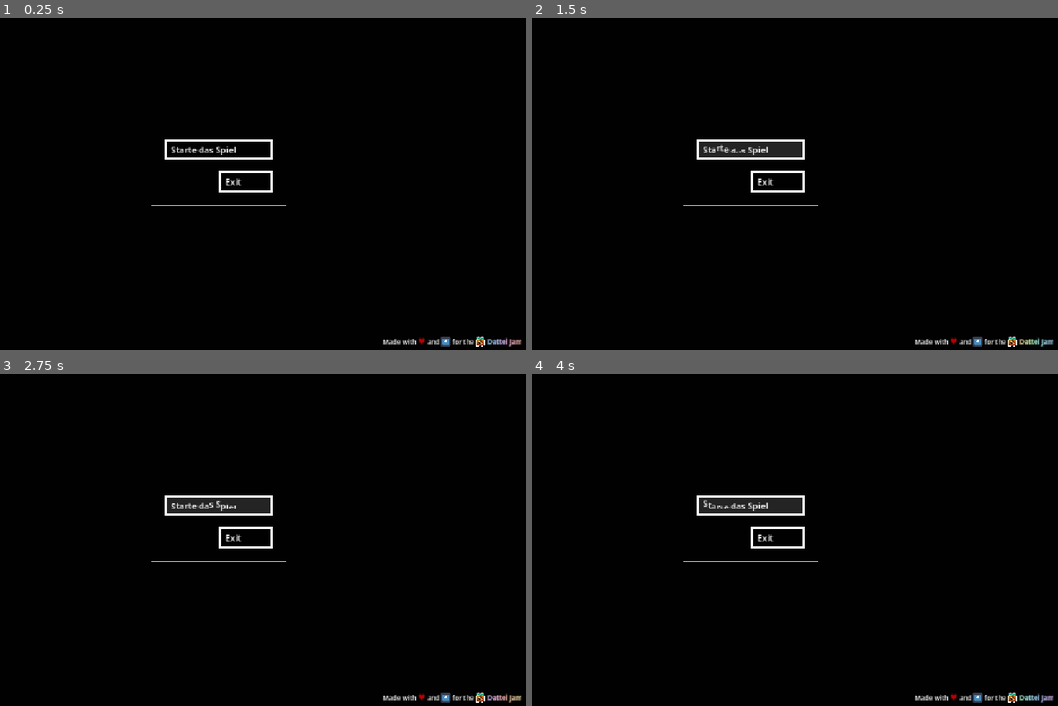
Above: before the commit, frames 1-4 (two rows, left to right).
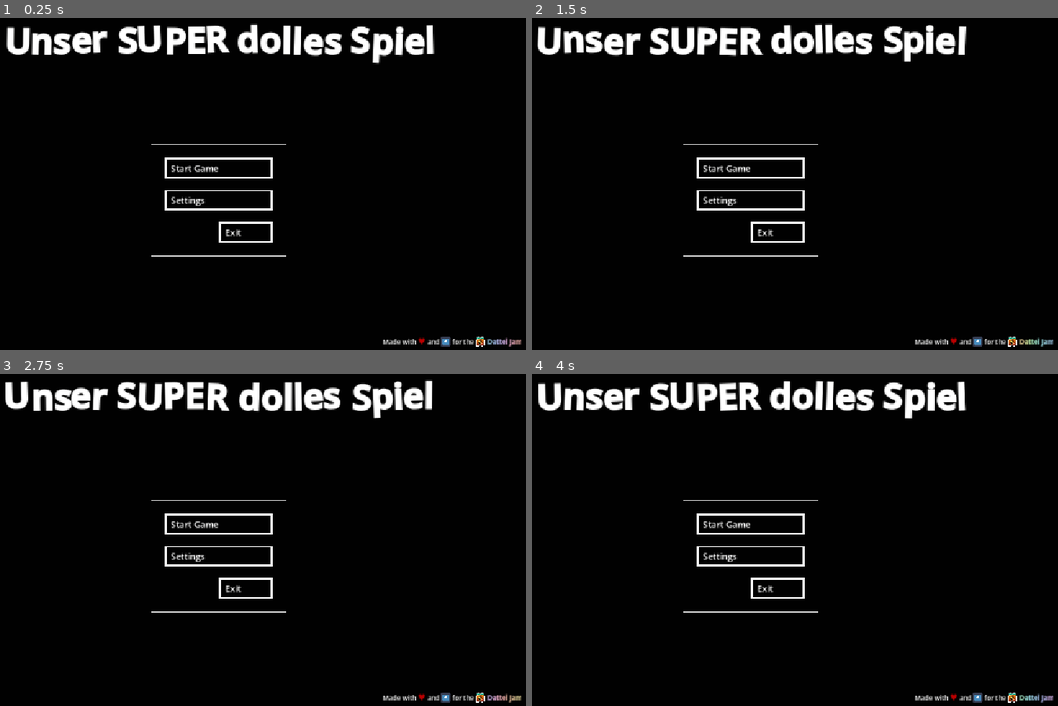
Above: after the commit, the same moments.

Repository: KIT-GameJam/dattel-jam
Game: Godot game, scene res://misc/game.tscn
Same seed, same stepped clock (60 frames per second), same inputs: the game is played once before the commit and once after it.
Inputs (mouse positions are in pixels of both pictures, inside the frame that each line leads up to):
- Up to frame 1 (0.25 s): no input
- Up to frame 2 (1.5 s): click (752, 150) at 0.52 s; click (752, 150) at 1.27 s
- Up to frame 3 (2.75 s): click (220, 506) at 2.02 s
- Up to frame 4 (4 s): no input

The runs differ from the first frame. In frame 1, 5.7% of the frame differs, in the area x 1-83%, y 1-72%; in frame 2, 6.5%; in frame 3, 6.5%, in the area x 0-83%, y 1-72%; in frame 4, 6.5%.

Commit message:
Add settings dialog

Diff:
--- a/ui/button.gd
+++ b/ui/button.gd
@@ -28,7 +28,7 @@
 	sync_text()
 
 func _process(_delta: float) -> void:
-	effect.active = button_node.is_hovered() or button_node.has_focus()
+	effect.active = button_node.is_hovered() or button_node.has_focus(true)
 
 func _on_button_pressed() -> void:
 	on_click.emit()
--- a/ui/button.tscn
+++ b/ui/button.tscn
@@ -79,6 +79,7 @@
 text = "Ein test mit Asbest"
 fit_content = true
 scroll_active = false
+autowrap_mode = 0
 shortcut_keys_enabled = false
 vertical_alignment = 1
 
--- /dev/null
+++ b/ui/settings_controls.gd
@@ -0,0 +1,29 @@
+extends VBoxContainer
+
+var title_screen: TitleScreen = null
+
+func _mode_name(mode: Window.Mode) -> String:
+	match mode:
+		Window.Mode.MODE_EXCLUSIVE_FULLSCREEN: return "Exclusive Fullscreen"
+		Window.Mode.MODE_FULLSCREEN: return "Fullscreen"
+		_: return "Windowed"
+
+func _mode_next(mode: Window.Mode) -> Window.Mode:
+	match mode:
+		Window.Mode.MODE_EXCLUSIVE_FULLSCREEN: return Window.Mode.MODE_FULLSCREEN
+		Window.Mode.MODE_FULLSCREEN: return Window.Mode.MODE_WINDOWED
+		_: return Window.Mode.MODE_EXCLUSIVE_FULLSCREEN
+
+func _sync_mode() -> void:
+	$WindowModeButton.text = "Window Mode: " + _mode_name(get_window().mode)
+
+func _ready() -> void:
+	_sync_mode()
+
+func _on_back_button_on_click() -> void:
+	title_screen.pop_controls()
+
+func _on_window_mode_button_on_click() -> void:
+	var window := get_window()
+	window.mode = _mode_next(window.mode)
+	_sync_mode()
--- /dev/null
+++ b/ui/settings_controls.tscn
@@ -0,0 +1,26 @@
+[gd_scene format=3 uid="uid://d3u7r2eprr3r4"]
+
+[ext_resource type="PackedScene" uid="uid://d170ehsn2fbbl" path="res://ui/button.tscn" id="1_7hf41"]
+[ext_resource type="Script" uid="uid://r5evct4abacx" path="res://ui/settings_controls.gd" id="1_ytwsf"]
+
+[node name="SettingsControls" type="VBoxContainer" unique_id=1528948924]
+offset_right = 200.0
+offset_bottom = 98.0
+size_flags_horizontal = 3
+size_flags_vertical = 6
+theme_override_constants/separation = 20
+script = ExtResource("1_ytwsf")
+
+[node name="WindowModeButton" parent="." unique_id=274197061 instance=ExtResource("1_7hf41")]
+propagate_maximum_size = false
+layout_mode = 2
+text = "Window Mode: "
+
+[node name="BackButton" parent="." unique_id=1274416860 instance=ExtResource("1_7hf41")]
+custom_maximum_size = Vector2(100, -1)
+layout_mode = 2
+size_flags_horizontal = 8
+text = "Back"
+
+[connection signal="on_click" from="WindowModeButton" to="." method="_on_window_mode_button_on_click"]
+[connection signal="on_click" from="BackButton" to="." method="_on_back_button_on_click"]
--- a/ui/title_screen.gd
+++ b/ui/title_screen.gd
@@ -1,7 +1,63 @@
+class_name TitleScreen
 extends Control
 
-func on_exit_button_clicked() -> void:
-	get_tree().quit()
+@export var controls_container: PanelContainer
+const FADE_TIME := 0.2
+
+const title_screen_controls: PackedScene = preload("res://ui/title_screen_controls.tscn")
+const settings_screen_controls: PackedScene = preload("res://ui/settings_controls.tscn")
+
+var ui_stack: Array[Control] = []
+var current: Control = null
+var changing_controls := false
+
+func _ready() -> void:
+	set_control(title_screen_controls.instantiate())
+
+func set_control(new: Control) -> void:
+	current = new
+	current.title_screen = self
+	controls_container.add_child(current)
+
+func remove_control_async() -> Control:
+	var tween := get_tree().create_tween()
+	current.offset_transform_enabled = true
+	tween.tween_property(current, "offset_transform_scale", Vector2.ZERO, FADE_TIME)
+	await tween.finished
+	var old := current
+	controls_container.remove_child(old)
+	current = null
+	return old
+
+func set_control_async(control: Control):
+	control.offset_transform_enabled = true
+	control.offset_transform_scale = Vector2.ZERO
+	set_control(control)
+	var tween := get_tree().create_tween()
+	tween.tween_property(control, "offset_transform_scale", Vector2.ONE, FADE_TIME)
+	await tween.finished
+
+func push_controls_async(new: PackedScene):
+	if changing_controls: return
+	changing_controls = true
+	var old := await remove_control_async()
+	ui_stack.push_back(old)
+	await set_control_async(new.instantiate())
+	changing_controls = false
+
+func push_controls(new: PackedScene) -> void:
+	push_controls_async.call_deferred(new)
+
+func pop_controls_async() -> void:
+	if changing_controls: return
+	changing_controls = true
+	await remove_control_async()
+	var new: Control = ui_stack.pop_back()
+	await set_control_async(new)
+	changing_controls = false
+
+func pop_controls() -> void:
+	pop_controls_async.call_deferred()
 
 # Handle URL clicks. Godot doesn't do this by default.
 func _on_footer_text_meta_clicked(meta: Variant) -> void:
--- a/ui/title_screen.tscn
+++ b/ui/title_screen.tscn
@@ -1,12 +1,16 @@
 [gd_scene format=3 uid="uid://bvmulltrvvj7f"]
 
-[ext_resource type="PackedScene" uid="uid://d170ehsn2fbbl" path="res://ui/button.tscn" id="1_7xhpk"]
 [ext_resource type="Script" uid="uid://dmj2olsrqohrx" path="res://ui/title_screen.gd" id="1_bor1v"]
+[ext_resource type="Script" uid="uid://djsakavgyhj32" path="res://ui/wobbly_letters_effect.gd" id="2_bor1v"]
 
 [sub_resource type="StyleBoxFlat" id="StyleBoxFlat_nddwx"]
 bg_color = Color(0.004077159, 0.004077159, 0.0033606587, 1)
 corner_detail = 1
 anti_aliasing = false
+
+[sub_resource type="RichTextEffect" id="RichTextEffect_uusci"]
+script = ExtResource("2_bor1v")
+metadata/_custom_type_script = "uid://djsakavgyhj32"
 
 [sub_resource type="StyleBoxFlat" id="StyleBoxFlat_plrnn"]
 content_margin_left = 25.0
@@ -19,7 +23,7 @@
 shadow_color = Color(0.66304684, 0.6630469, 0.66304684, 0.6901961)
 anti_aliasing = false
 
-[node name="TitleScreen" type="Control" unique_id=1268057368]
+[node name="TitleScreen" type="Control" unique_id=1268057368 node_paths=PackedStringArray("controls_container")]
 layout_mode = 3
 anchors_preset = 15
 anchor_right = 1.0
@@ -27,6 +31,7 @@
 grow_horizontal = 2
 grow_vertical = 2
 script = ExtResource("1_bor1v")
+controls_container = NodePath("TopContainer/VBoxContainer/HBoxContainer/ControlsContainer")
 
 [node name="TopContainer" type="PanelContainer" parent="." unique_id=1699152117]
 layout_mode = 1
@@ -40,31 +45,32 @@
 [node name="VBoxContainer" type="VBoxContainer" parent="TopContainer" unique_id=692605886]
 layout_mode = 2
 
+[node name="TitleContainer" type="CenterContainer" parent="TopContainer/VBoxContainer" unique_id=321040279]
+layout_mode = 2
+size_flags_horizontal = 4
+size_flags_vertical = 10
+size_flags_stretch_ratio = 0.25
+
+[node name="RichTextLabel" type="RichTextLabel" parent="TopContainer/VBoxContainer/TitleContainer" unique_id=1891196983]
+layout_mode = 2
+theme_override_font_sizes/bold_font_size = 64
+bbcode_enabled = true
+text = "[wobbly_letters][b]Unser SUPER dolles Spiel[/b][/wobbly_letters]"
+fit_content = true
+scroll_active = false
+autowrap_mode = 0
+custom_effects = [SubResource("RichTextEffect_uusci")]
+
 [node name="HBoxContainer" type="HBoxContainer" parent="TopContainer/VBoxContainer" unique_id=1632493770]
 layout_mode = 2
 size_flags_vertical = 3
 alignment = 1
 
-[node name="PanelContainer" type="PanelContainer" parent="TopContainer/VBoxContainer/HBoxContainer" unique_id=85907206]
+[node name="ControlsContainer" type="PanelContainer" parent="TopContainer/VBoxContainer/HBoxContainer" unique_id=85907206]
 layout_mode = 2
+size_flags_horizontal = 6
 size_flags_vertical = 4
 theme_override_styles/panel = SubResource("StyleBoxFlat_plrnn")
-
-[node name="VBoxContainer" type="VBoxContainer" parent="TopContainer/VBoxContainer/HBoxContainer/PanelContainer" unique_id=381071801]
-layout_mode = 2
-size_flags_vertical = 4
-theme_override_constants/separation = 20
-alignment = 1
-
-[node name="Button" parent="TopContainer/VBoxContainer/HBoxContainer/PanelContainer/VBoxContainer" unique_id=1598607963 instance=ExtResource("1_7xhpk")]
-layout_mode = 2
-text = "Starte das Spiel"
-
-[node name="ExitButton" parent="TopContainer/VBoxContainer/HBoxContainer/PanelContainer/VBoxContainer" unique_id=274197061 instance=ExtResource("1_7xhpk")]
-custom_maximum_size = Vector2(100, -1)
-layout_mode = 2
-size_flags_horizontal = 8
-text = "Exit"
 
 [node name="Footer" type="HBoxContainer" parent="TopContainer/VBoxContainer" unique_id=132340973]
 layout_mode = 2
@@ -90,5 +96,4 @@
 horizontal_alignment = 2
 vertical_alignment = 2
 
-[connection signal="on_click" from="TopContainer/VBoxContainer/HBoxContainer/PanelContainer/VBoxContainer/ExitButton" to="." method="on_exit_button_clicked"]
 [connection signal="meta_clicked" from="TopContainer/VBoxContainer/Footer/MarginContainer/FooterText" to="." method="_on_footer_text_meta_clicked"]
--- /dev/null
+++ b/ui/title_screen_controls.gd
@@ -0,0 +1,9 @@
+extends VBoxContainer
+
+var title_screen: TitleScreen = null
+
+func _on_exit_button_on_click() -> void:
+	Global.exit_game()
+
+func _on_settings_button_on_click() -> void:
+	title_screen.push_controls(title_screen.settings_screen_controls)
--- /dev/null
+++ b/ui/title_screen_controls.tscn
@@ -0,0 +1,27 @@
+[gd_scene format=3 uid="uid://pnq25m2plhcy"]
+
+[ext_resource type="PackedScene" uid="uid://d170ehsn2fbbl" path="res://ui/button.tscn" id="1_l4va8"]
+[ext_resource type="Script" uid="uid://pxh1hrhc70dr" path="res://ui/title_screen_controls.gd" id="1_uusci"]
+
+[node name="TitleScreenControls" type="VBoxContainer" unique_id=458211983]
+size_flags_vertical = 4
+theme_override_constants/separation = 20
+alignment = 1
+script = ExtResource("1_uusci")
+
+[node name="StartButton" parent="." unique_id=274197061 instance=ExtResource("1_l4va8")]
+layout_mode = 2
+text = "Start Game"
+
+[node name="SettingsButton" parent="." unique_id=189580028 instance=ExtResource("1_l4va8")]
+layout_mode = 2
+text = "Settings"
+
+[node name="ExitButton" parent="." unique_id=1441846093 instance=ExtResource("1_l4va8")]
+custom_maximum_size = Vector2(100, -1)
+layout_mode = 2
+size_flags_horizontal = 8
+text = "Exit"
+
+[connection signal="on_click" from="SettingsButton" to="." method="_on_settings_button_on_click"]
+[connection signal="on_click" from="ExitButton" to="." method="_on_exit_button_on_click"]
--- /dev/null
+++ b/ui/wobbly_letters_effect.gd
@@ -0,0 +1,12 @@
+@tool
+class_name WobblyLettersEffect
+extends RichTextEffect
+
+const bbcode = "wobbly_letters"
+
+func _process_custom_fx(char_fx: CharFXTransform) -> bool:
+	var xoff: float = char_fx.transform.origin.x * 0.3
+	char_fx.offset.x = cos(char_fx.elapsed_time * 1.6 + xoff) * 1.6
+	char_fx.offset.y = sin(char_fx.elapsed_time * 2.0 + xoff) * 1.6
+	char_fx.transform = char_fx.transform.rotated_local(sin(char_fx.elapsed_time * 1.4 + xoff) * 0.04)
+	return true
Not shown, added: ui/settings_controls.gd.uid
Not shown, added: ui/title_screen_controls.gd.uid
Not shown, added: ui/wobbly_letters_effect.gd.uid
